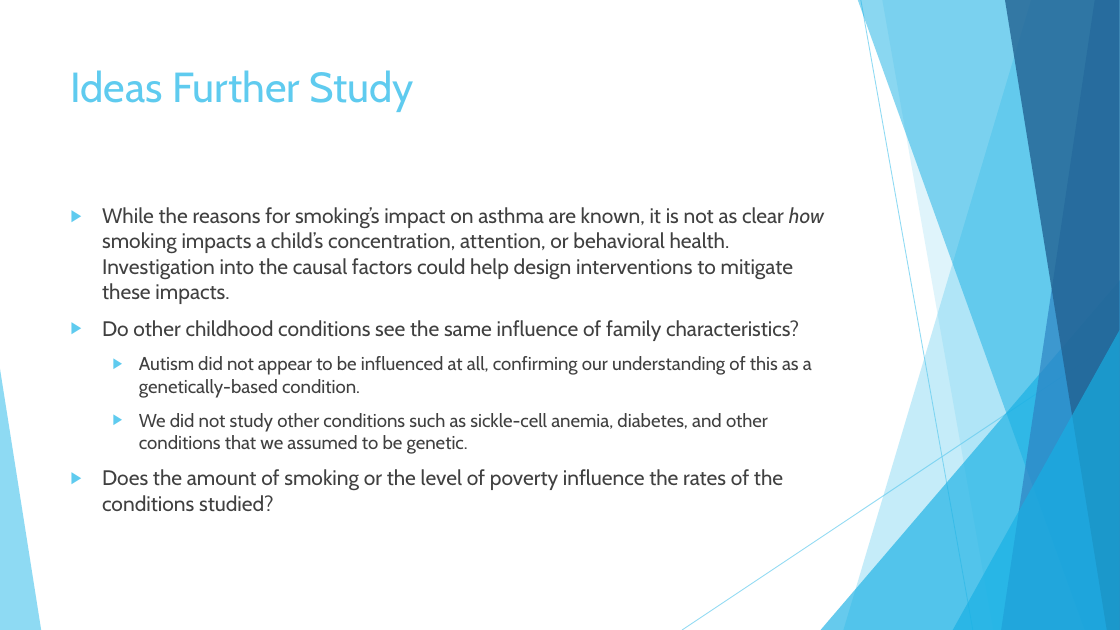
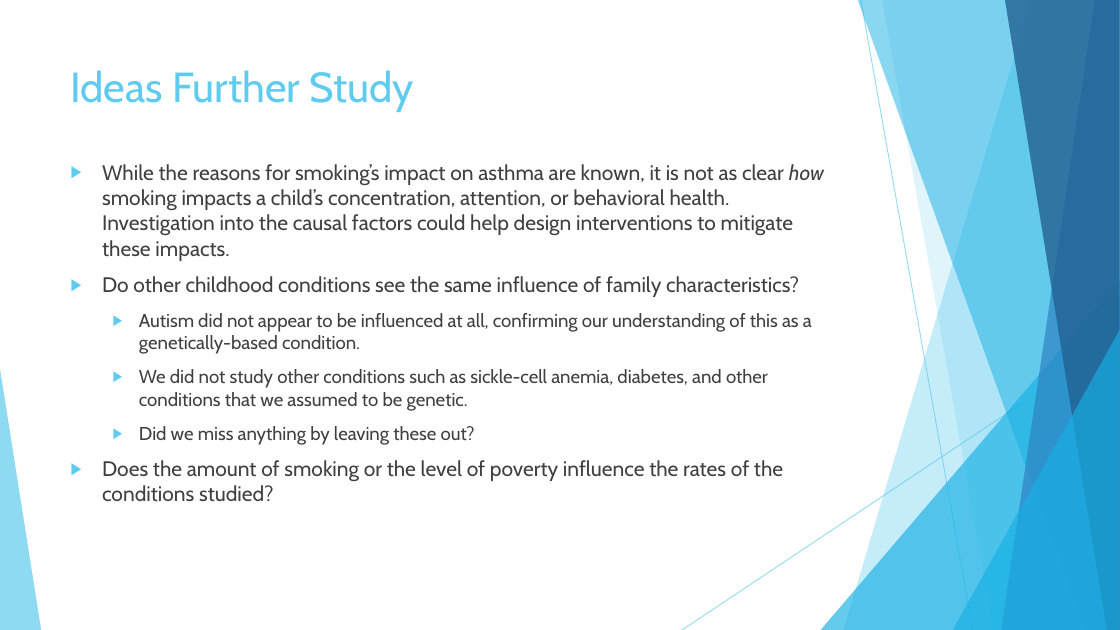
Before and after one commit to kmorehead33/healthcare_project, a slide deck: slide 28 of Presentation.pptx (slide 26 before the commit). Drawn at 1120x630 pixels with LibreOffice and Linux fonts; fonts in the diff are those of the drawing. Boxes give left, top, right and bottom in pixels: in the first picture for what was removed or moved away, otherwise in the second. Text is boxed around its words. In the diff, an @@ line names an element or a change of style, - is before the commit and + after.

```diff
--- a/Presentation.pptx
+++ b/Presentation.pptx
@@ text "While the reasons for smoking’s ..." moved from (x1=102, y1=207, x2=824, y2=511) to (x1=102, y1=164, x2=824, y2=501) @@
@@ text at (x1=139, y1=426, x2=475, y2=445): paragraph added @@
+  ▶ Did we miss anything by leaving these out?
```
Also in this commit, not shown: 1 other slide changed, 2 slides added, 5 other files.
